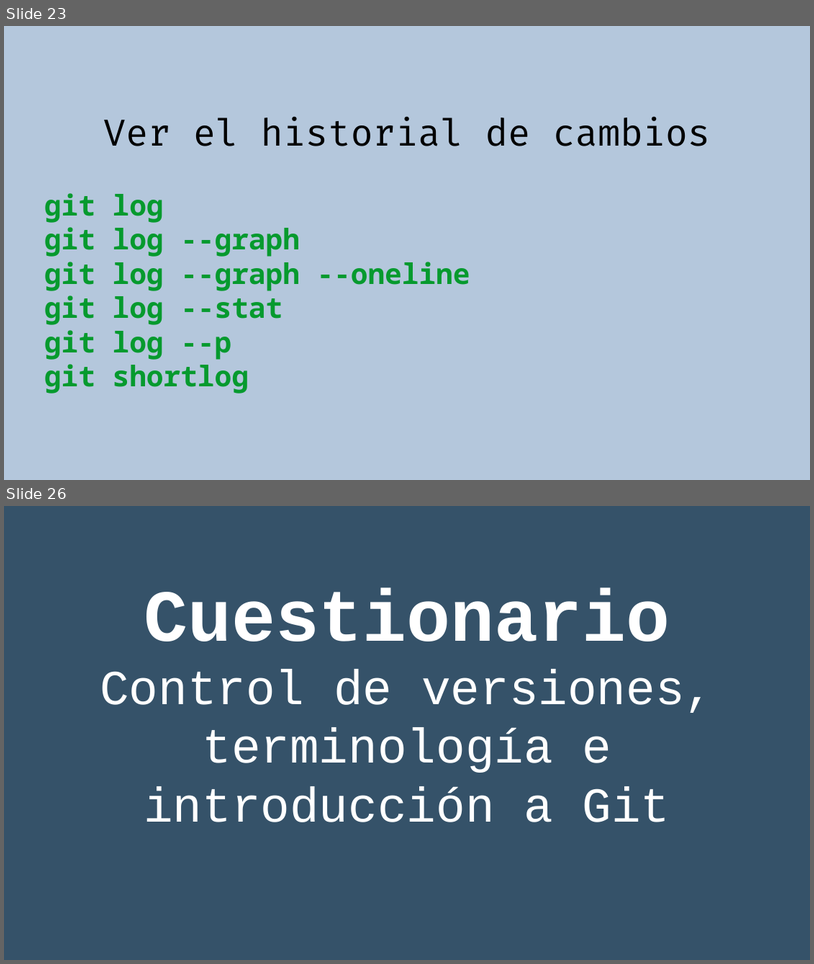
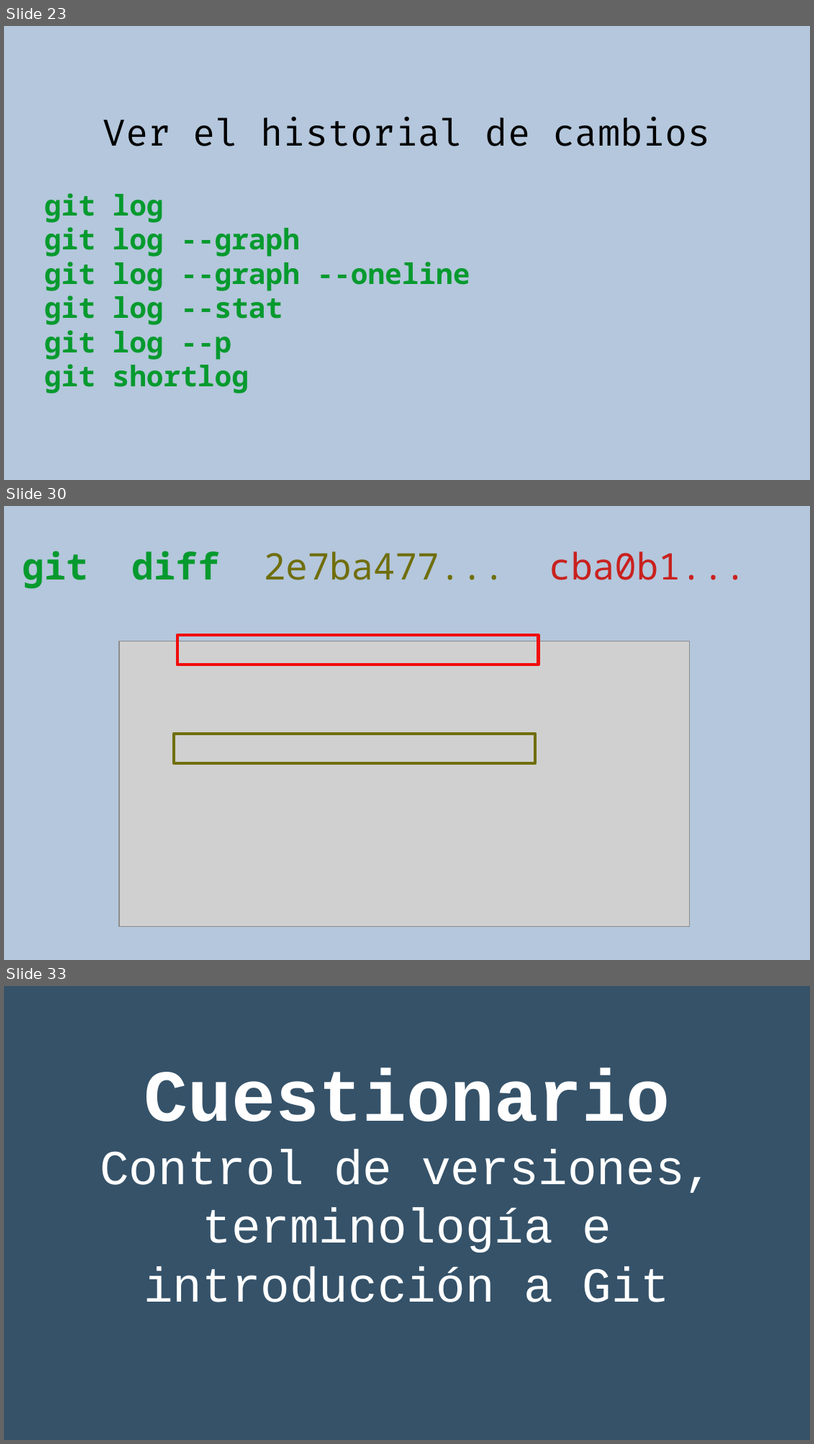
Before and after one commit to rgmf/eed2425, a slide deck: ut/02_control_de_versiones/presentacion/02_git_local.odp. Shown one above the other, each under a label of ours: slides 23 and 26 before the commit, slides 23, 30 and 33 after it; the slides between them are not shown. The pictures are 814x964 and 814x1444 pixels, drawn with LibreOffice and Linux fonts; fonts in the diff are those of the drawing; grey boxes stand for pictures. Boxes give left, top, right and bottom in pixels: in the first picture for what was removed or moved away, otherwise in the second. Text is boxed around its words. In the diff, an @@ line names an element or a change of style, - is before the commit and + after.

```diff
--- a/ut/02_control_de_versiones/presentacion/02_git_local.odp
+++ b/ut/02_control_de_versiones/presentacion/02_git_local.odp
@@ slide 30 added at box(4, 506, 810, 960), background #B4C7DC @@
@@ subtitle added at box(23, 551, 746, 589), 36 pt, text #706E0C @@
+git diff 2e7ba477... cba0b1...
@@ rectangle added at box(178, 635, 539, 665), outline #F10D0C 3 pt @@
@@ picture added at box(120, 641, 690, 926) @@
@@ rectangle added at box(175, 734, 536, 764), outline #706E0C 3 pt @@
@@ what was slide 26 is now slide 33 @@
```
Also in this commit, not shown: 6 other slides added, 1 other file.
